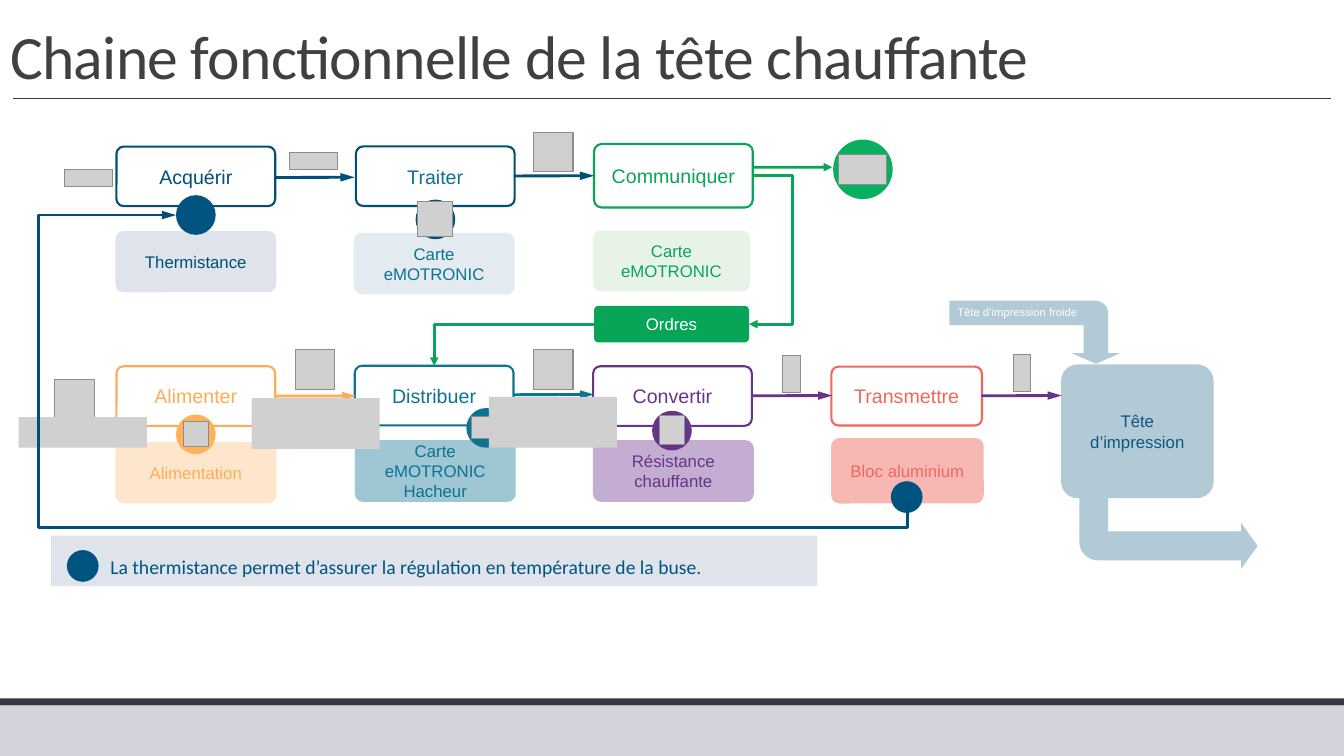
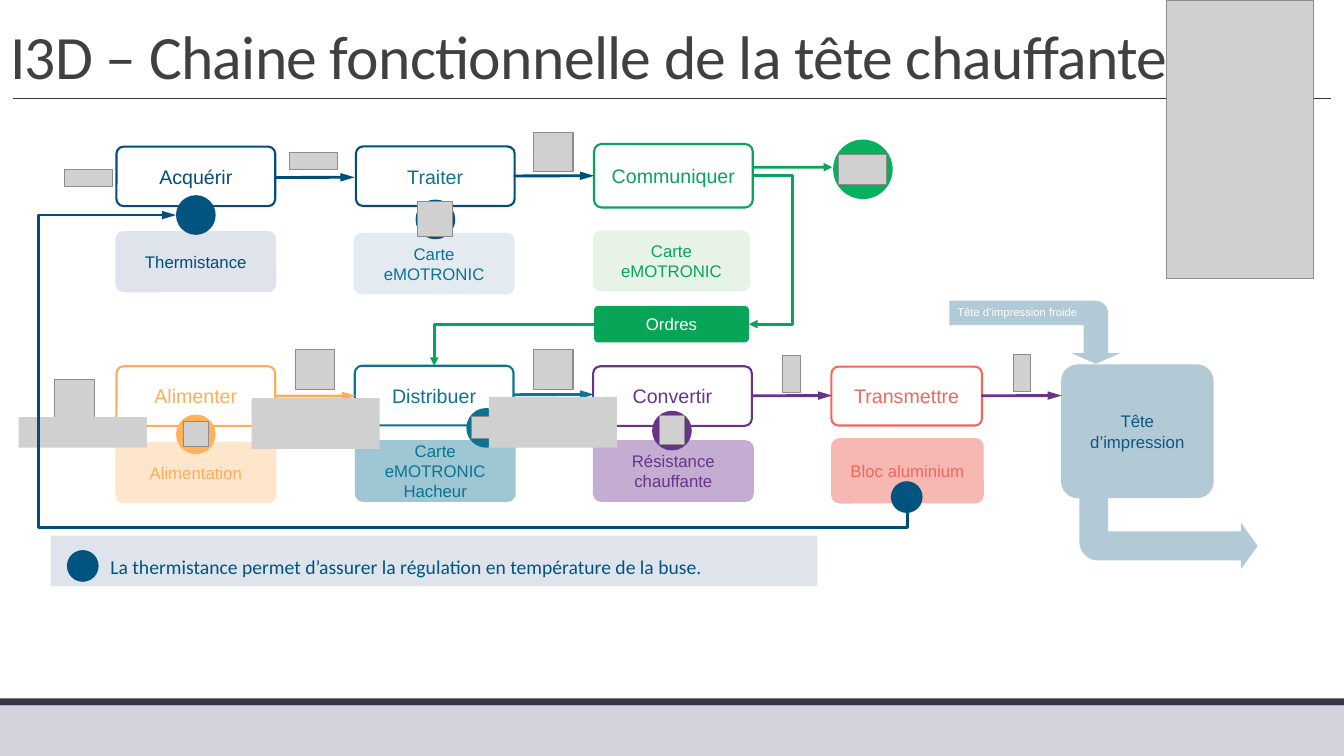
Before and after one commit to xpessoles/TP_Corriges, a slide deck: slide 5 of 22_I3D/22_I3D_Corrige.pptx. Drawn at 1344x756 pixels with LibreOffice and Linux fonts; fonts in the diff are those of the drawing; grey boxes stand for pictures; background and template pictures are left out. Boxes give left, top, right and bottom in pixels: in the first picture for what was removed or moved away, otherwise in the second. Text is boxed around its words. In the diff, an @@ line names an element or a change of style, - is before the commit and + after.

```diff
--- a/22_I3D/22_I3D_Corrige.pptx
+++ b/22_I3D/22_I3D_Corrige.pptx
@@ title at bbox=[10, 28, 1168, 94]: text changed @@
-Chaine fonctionnelle de la tête chauffante
+I3D – Chaine fonctionnelle de la tête chauffante
@@ picture added at bbox=[1168, 1, 1314, 279] @@
```
Also in this commit, not shown: 1 other slide changed.
